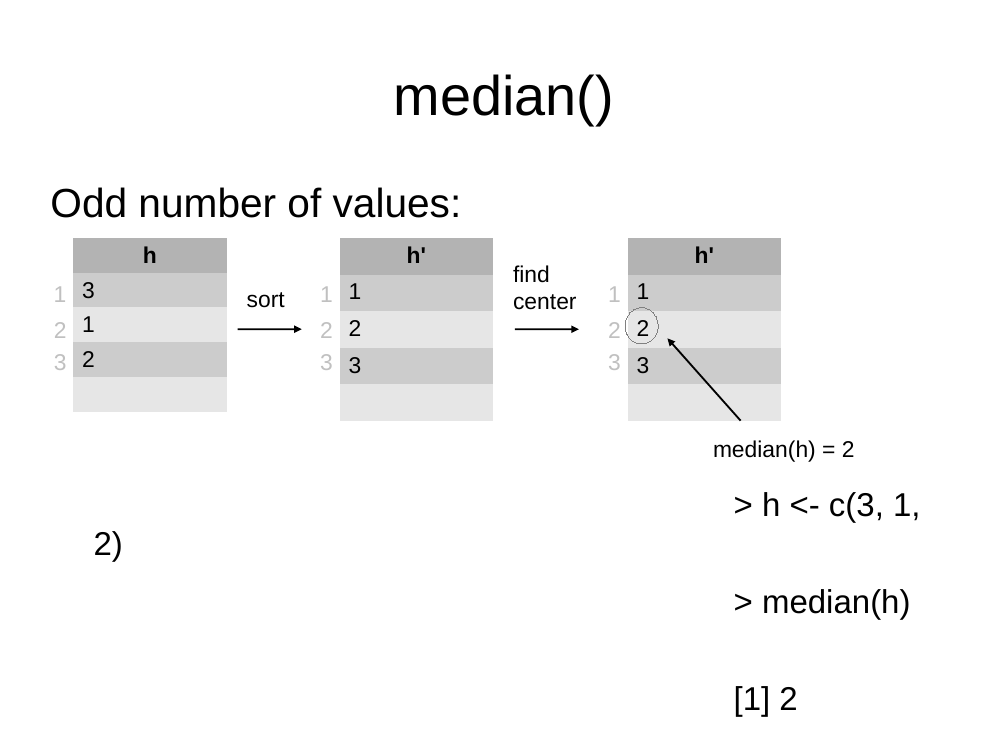
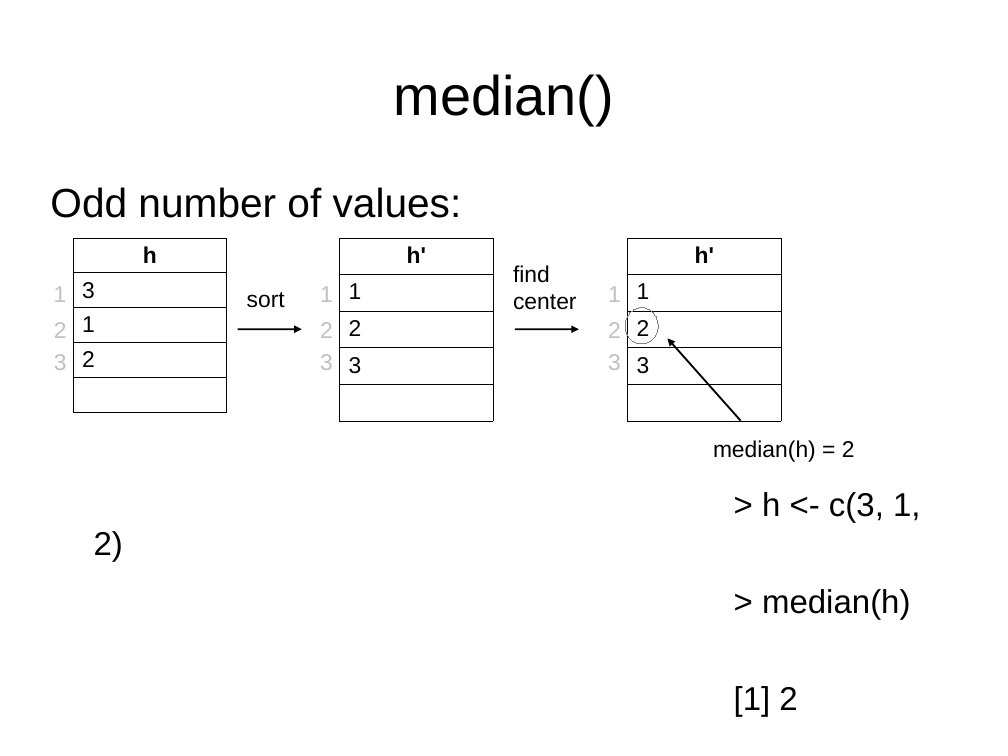
Before and after one commit to ubccr/hsws, a slide deck: slide 84 of slides/R-intro-slideset.odp (slide 79 before the commit). Drawn at 1008x756 pixels with LibreOffice and Linux fonts; fonts in the diff are those of the drawing. Boxes give left, top, right and bottom in pixels: in the first picture for what was removed or moved away, otherwise in the second. Text is boxed around its words. In the diff, an @@ line names an element or a change of style, - is before the commit and + after.

```diff
--- a/slides/R-intro-slideset.odp
+++ b/slides/R-intro-slideset.odp
@@ table at [73,238,227,413] @@
@@ fill #B3B3B3 to none in row 1, column 1 @@
@@ fill #CCCCCC to none in 2 cells @@
@@ fill #E6E6E6 to none in row 3, column 1 @@
@@ borders changed @@
@@ table at [339,238,493,413] @@
@@ fill #B3B3B3 to none in row 1, column 1 @@
@@ fill #CCCCCC to none in 2 cells @@
@@ fill #E6E6E6 to none in row 3, column 1 @@
@@ borders changed @@
@@ table at [627,238,781,413] @@
@@ fill #B3B3B3 to none in row 1, column 1 @@
@@ fill #CCCCCC to none in 2 cells @@
@@ fill #E6E6E6 to none in row 3, column 1 @@
@@ borders changed @@
```
Also in this commit, not shown: 9 other slides changed, 5 slides added, 7 other files.
